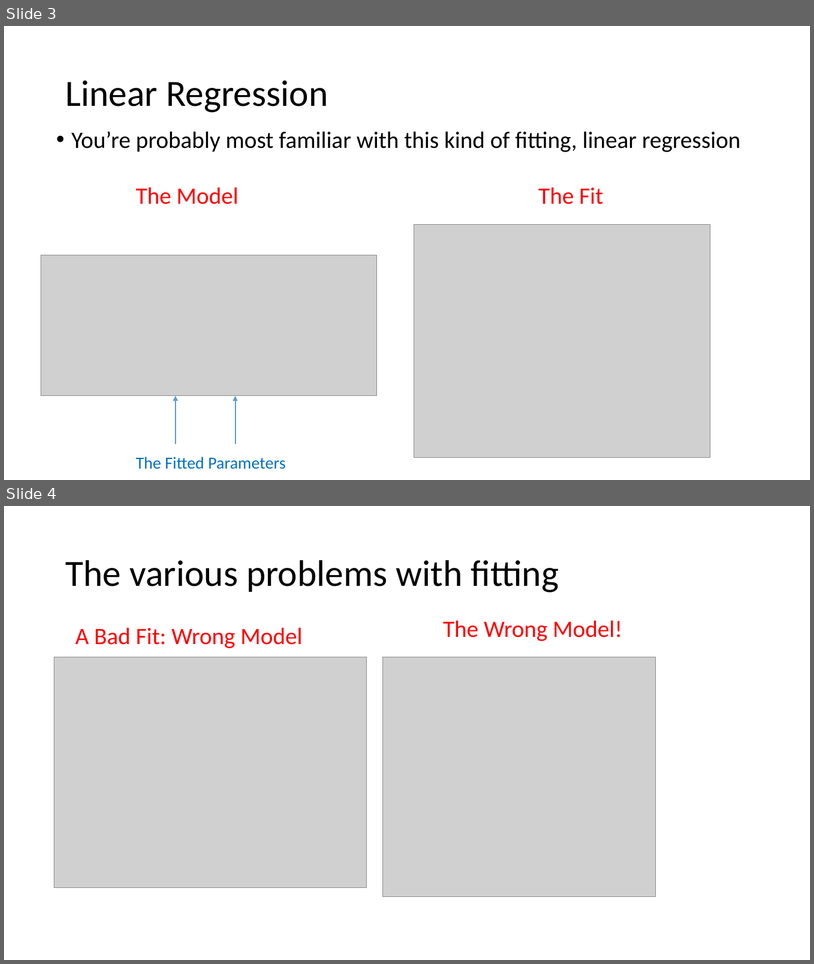
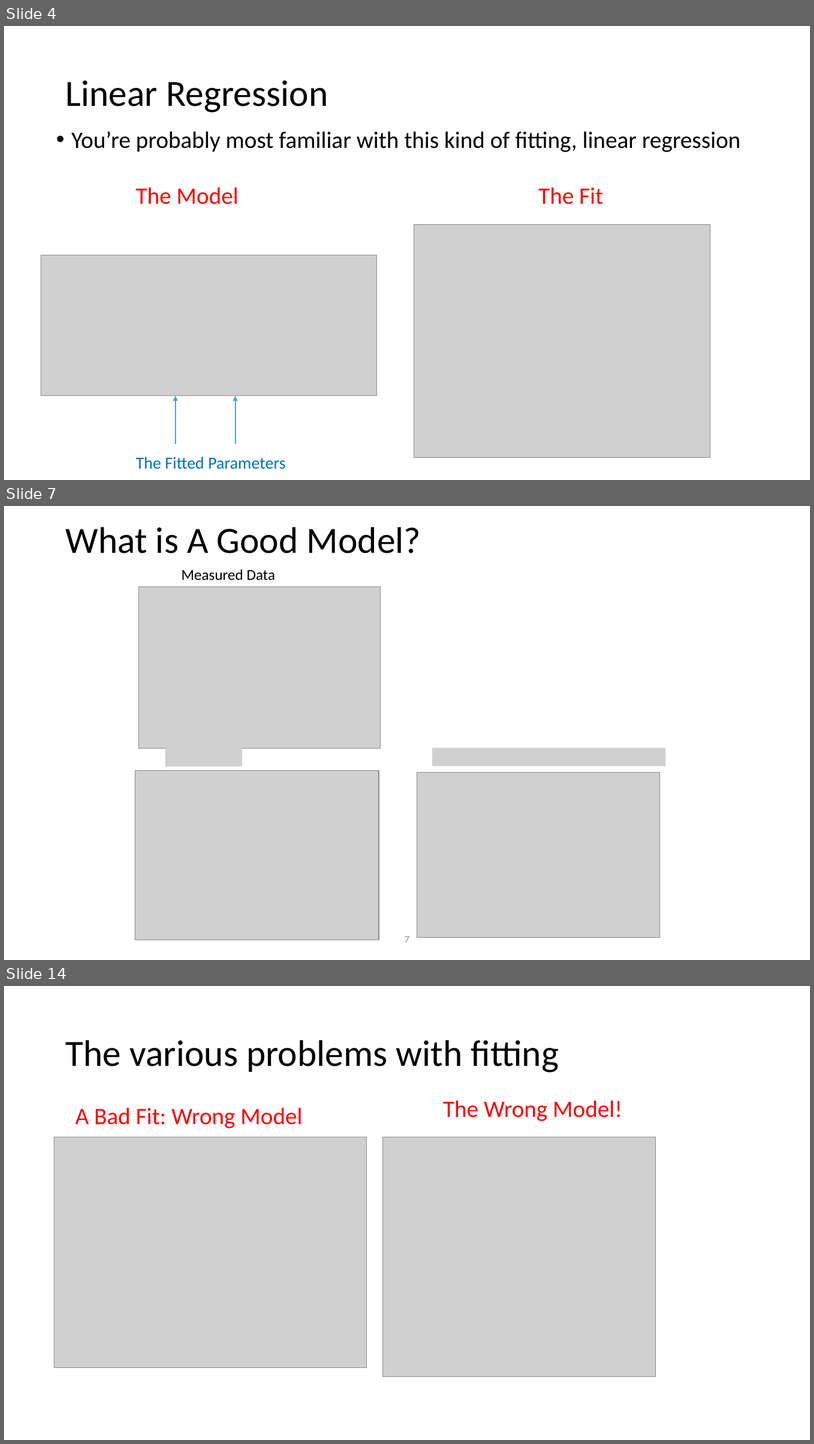
Before and after one commit to ModelEngineering/advancing-biomedical-models, a slide deck: Lectures/Lecture_7_Model_Fitting.pptx. Shown one above the other, each under a label of ours: slides 3 and 4 before the commit, slides 4, 7 and 14 after it; the slides between them are not shown. The pictures are 814x964 and 814x1444 pixels, drawn with LibreOffice and Linux fonts; fonts in the diff are those of the drawing; grey boxes stand for pictures. Boxes give left, top, right and bottom in pixels: in the first picture for what was removed or moved away, otherwise in the second. Text is boxed around its words. In the diff, an @@ line names an element or a change of style, - is before the commit and + after.

```diff
--- a/Lectures/Lecture_7_Model_Fitting.pptx
+++ b/Lectures/Lecture_7_Model_Fitting.pptx
@@ slide 7 added at (4,506,810,960), background #FFFFFF @@
@@ title added at (65,527,422,553), 44 pt, text #000000 @@
+What is A Good Model?
@@ text added at (182,569,276,580), 18 pt, text #000000 @@
+Measured Data
@@ picture added at (139,587,381,748) @@
@@ picture added at (165,748,242,766) @@
@@ picture added at (432,747,666,766) @@
@@ picture added at (135,771,379,940) @@
@@ picture added at (417,772,660,937) @@
@@ page number added at (405,936,410,942), 12 pt, text #8C8C8C @@
+7
@@ what was slide 3 is now slide 4 @@
@@ what was slide 4 is now slide 14 @@
```
Also in this commit, not shown: 1 slide changed, 10 other slides added, 1 slide removed, 1 other file.
